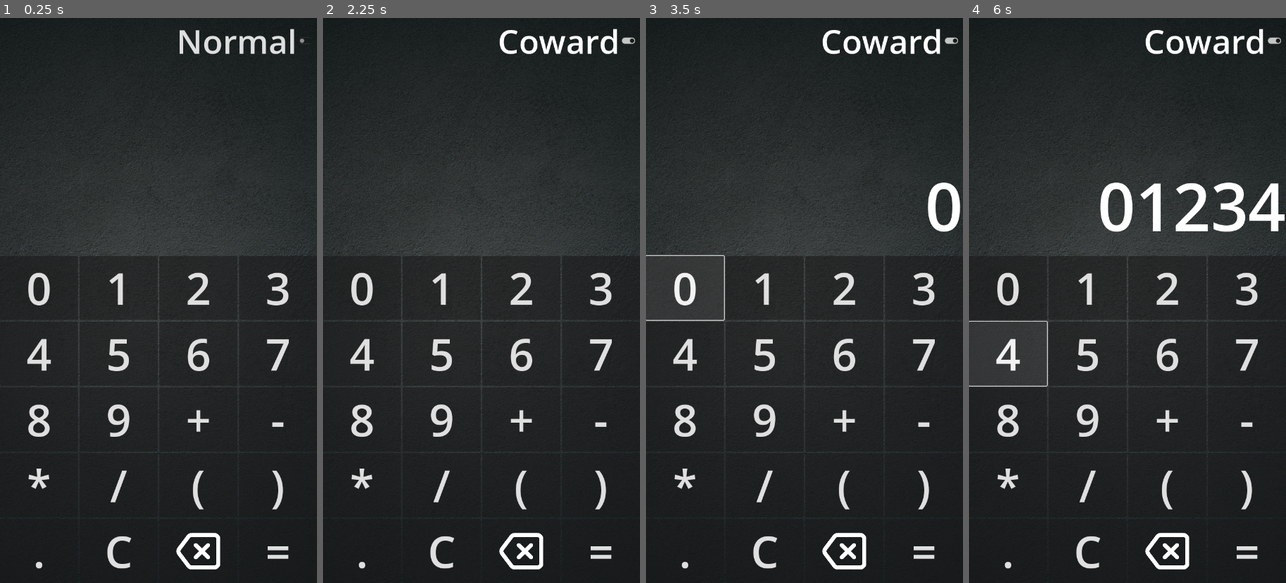
Above: before the commit, frames 1-4 (left to right).
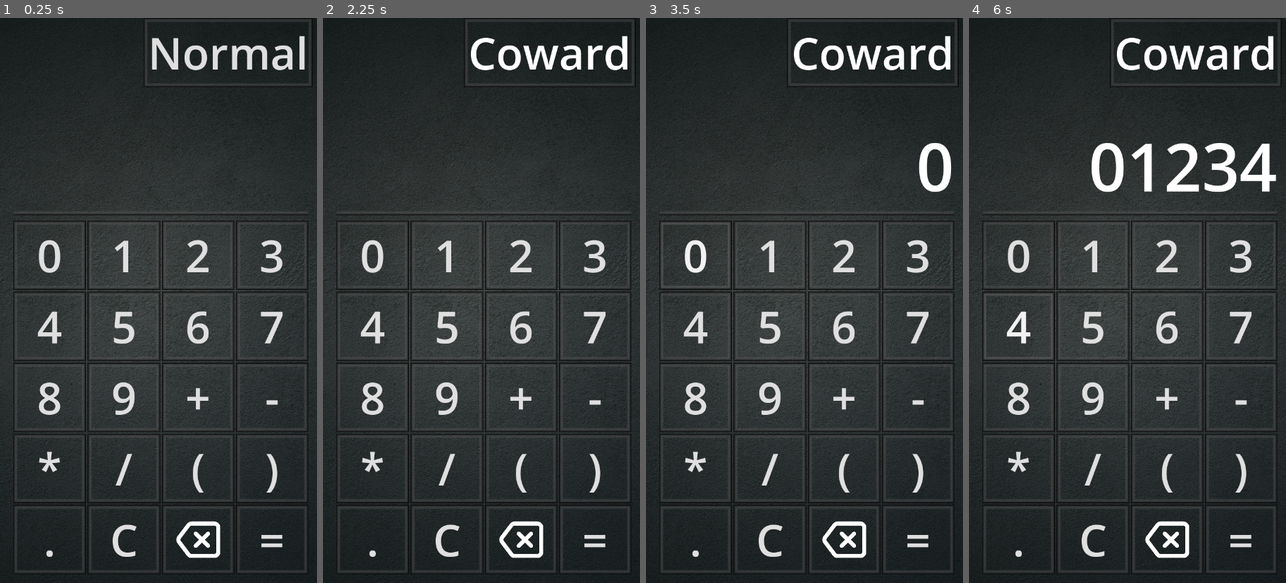
Above: after the commit, the same moments.

Repository: ppagdev/wrongculator-android
Game: Godot game, scene res://scenes/main.tscn
The game is run twice, just before and just after one commit, with the same random seed, the same clock (stepped at 60 frames per second) and the same inputs.
Inputs:
- Up to frame 1 (0.25 s): no input
- Up to frame 2 (2.25 s): click "Normal" at 0.5 s; click "Coward" at 1.25 s; click "Normal" at 2 s
- Up to frame 3 (3.5 s): click "0" at 2.75 s
- Up to frame 4 (6 s): click "1" at 3.5 s; click "2" at 4.25 s; click "3" at 5 s; click "4" at 5.75 s

The runs differ from the first frame. In frame 1, 15% of the frame differs, in the area x 0-100%, y 0-99%; in frame 2, 15%; in frame 3, 16%; in frame 4, 19%.

Commit message:
added borders and polished look

Diff:
--- a/scenes/main.tscn
+++ b/scenes/main.tscn
@@ -1,12 +1,44 @@
-[gd_scene load_steps=6 format=3 uid="uid://dxfi1ninmdbop"]
+[gd_scene load_steps=10 format=3 uid="uid://dxfi1ninmdbop"]
 
 [ext_resource type="Script" path="res://scripts/main.gd" id="1_wk8ey"]
 [ext_resource type="Texture2D" uid="uid://dxbwc446wi4bm" path="res://assets/images/chalkboard-background.jpg" id="2_2tpqb"]
 [ext_resource type="Texture2D" uid="uid://bv02aaipfbskx" path="res://assets/images/backspace-icon.png" id="2_dvkbd"]
 
-[sub_resource type="StyleBoxEmpty" id="StyleBoxEmpty_t8c31"]
-
-[sub_resource type="StyleBoxEmpty" id="StyleBoxEmpty_0ip6d"]
+[sub_resource type="StyleBoxFlat" id="StyleBoxFlat_rp33r"]
+bg_color = Color(0.6, 0.6, 0.6, 0)
+border_width_bottom = 10
+border_color = Color(0, 0, 0, 1)
+border_blend = true
+
+[sub_resource type="Theme" id="Theme_emma6"]
+Label/styles/normal = SubResource("StyleBoxFlat_rp33r")
+
+[sub_resource type="StyleBoxFlat" id="StyleBoxFlat_dqj3m"]
+bg_color = Color(0.6, 0.6, 0.6, 0)
+border_width_left = 10
+border_width_top = 10
+border_width_right = 10
+border_width_bottom = 10
+border_color = Color(0, 0, 0, 1)
+border_blend = true
+
+[sub_resource type="Theme" id="Theme_27s5e"]
+Button/styles/disabled = SubResource("StyleBoxFlat_dqj3m")
+Button/styles/focus = SubResource("StyleBoxFlat_dqj3m")
+Button/styles/hover = SubResource("StyleBoxFlat_dqj3m")
+Button/styles/normal = SubResource("StyleBoxFlat_dqj3m")
+Button/styles/pressed = SubResource("StyleBoxFlat_dqj3m")
+
+[sub_resource type="StyleBoxFlat" id="StyleBoxFlat_s0sbg"]
+bg_color = Color(0.6, 0.6, 0.6, 0)
+border_width_left = 10
+border_width_top = 10
+border_width_right = 10
+border_width_bottom = 10
+border_color = Color(0, 0, 0, 1)
+border_blend = true
+
+[sub_resource type="StyleBoxEmpty" id="StyleBoxEmpty_7xrtf"]
 
 [node name="Main" type="Control"]
 layout_mode = 3
@@ -25,12 +57,17 @@
 anchors_preset = 15
 anchor_right = 1.0
 anchor_bottom = 1.0
+offset_left = 30.0
+offset_top = 30.0
+offset_right = -20.0
+offset_bottom = -20.0
 grow_horizontal = 2
 grow_vertical = 2
 
 [node name="Label" type="Label" parent="VSplitContainer"]
 layout_mode = 2
 size_flags_vertical = 10
+theme = SubResource("Theme_emma6")
 theme_override_font_sizes/font_size = 150
 horizontal_alignment = 2
 vertical_alignment = 1
@@ -38,6 +75,7 @@
 [node name="GridContainer" type="GridContainer" parent="VSplitContainer"]
 layout_mode = 2
 size_flags_vertical = 3
+theme = SubResource("Theme_27s5e")
 columns = 4
 
 [node name="Button0" type="Button" parent="VSplitContainer/GridContainer"]
@@ -202,20 +240,19 @@
 offset_right = -10.0
 offset_bottom = 42.0
 grow_horizontal = 0
-theme_override_styles/panel = SubResource("StyleBoxEmpty_t8c31")
-
-[node name="CowardMode" type="CheckButton" parent="PanelContainer"]
-layout_mode = 2
-theme_override_font_sizes/font_size = 75
-theme_override_styles/normal = SubResource("StyleBoxEmpty_0ip6d")
-theme_override_styles/pressed = SubResource("StyleBoxEmpty_0ip6d")
-theme_override_styles/disabled = SubResource("StyleBoxEmpty_0ip6d")
-theme_override_styles/hover = SubResource("StyleBoxEmpty_0ip6d")
-theme_override_styles/hover_pressed = SubResource("StyleBoxEmpty_0ip6d")
-theme_override_styles/focus = SubResource("StyleBoxEmpty_0ip6d")
+theme_override_styles/panel = SubResource("StyleBoxFlat_s0sbg")
+
+[node name="CowardMode" type="Button" parent="PanelContainer"]
+layout_mode = 2
+theme_override_font_sizes/font_size = 100
+theme_override_styles/normal = SubResource("StyleBoxEmpty_7xrtf")
+theme_override_styles/hover = SubResource("StyleBoxEmpty_7xrtf")
+theme_override_styles/pressed = SubResource("StyleBoxEmpty_7xrtf")
+theme_override_styles/disabled = SubResource("StyleBoxEmpty_7xrtf")
+theme_override_styles/focus = SubResource("StyleBoxEmpty_7xrtf")
+toggle_mode = true
 action_mode = 0
 text = "Normal"
-alignment = 1
 expand_icon = true
 
 [connection signal="pressed" from="VSplitContainer/GridContainer/Button0" to="." method="_on_button_pressed" binds= ["0"]]
